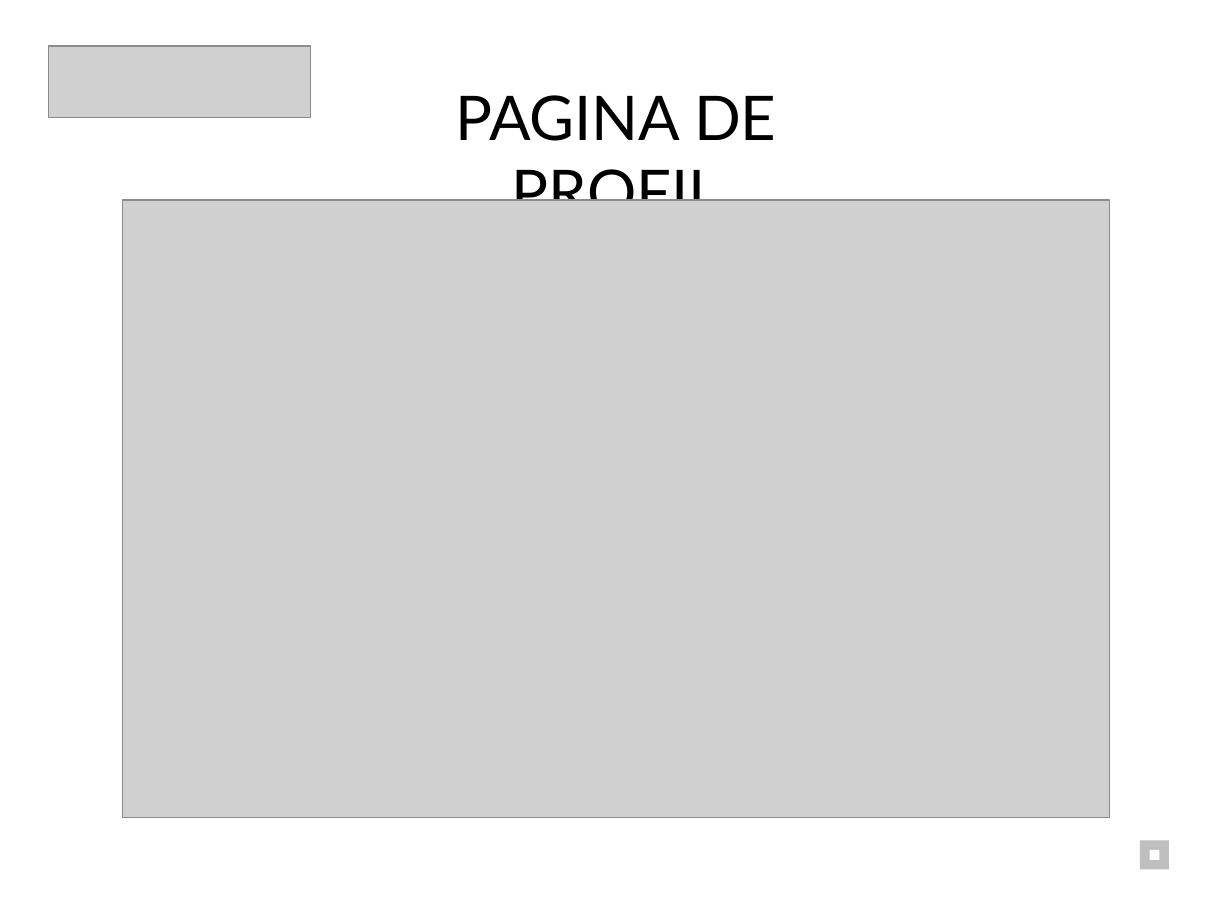
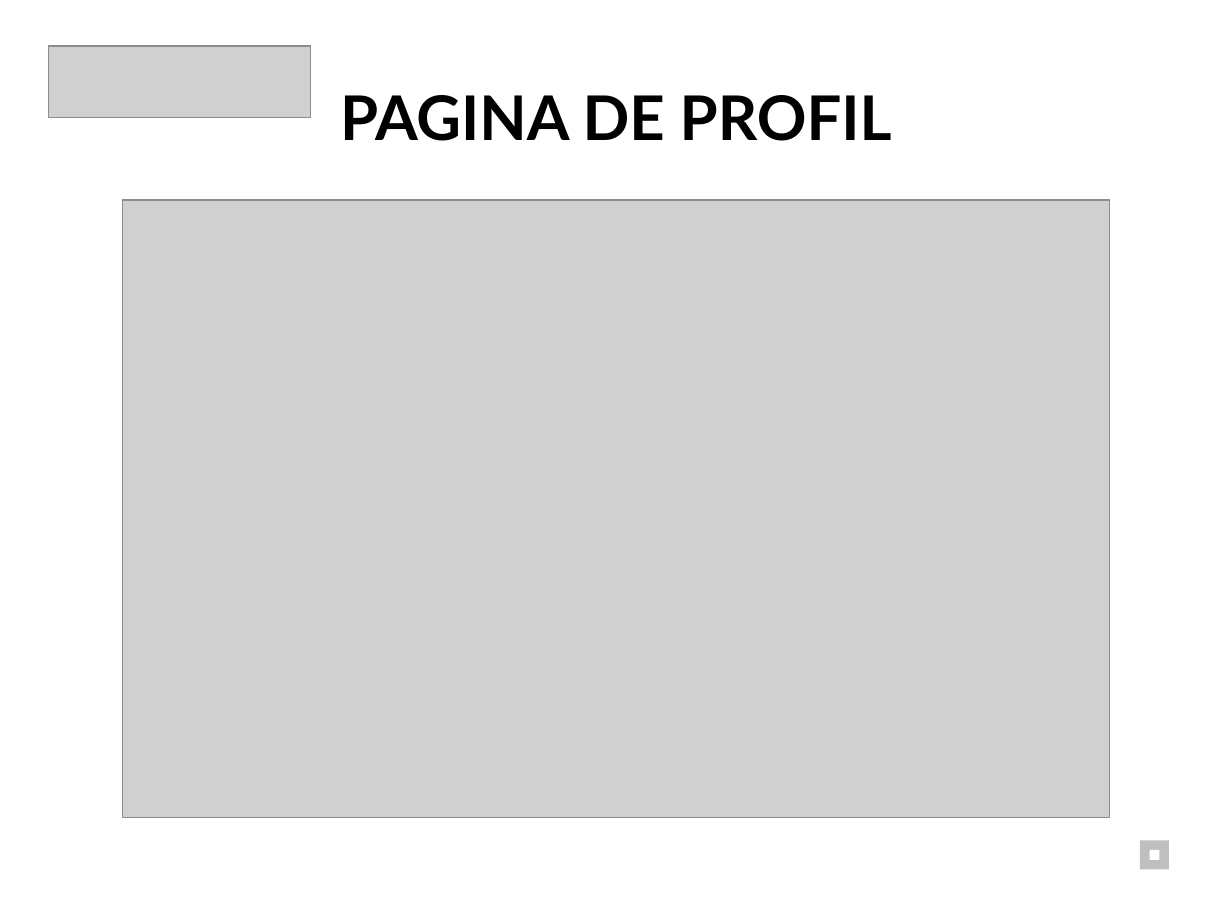
Before and after one commit to AndreiBertescu/NotePlan, a slide deck: slide 8 of Prezentare_Noteplan.pptx. Drawn at 1232x924 pixels with LibreOffice and Linux fonts; fonts in the diff are those of the drawing; grey boxes stand for pictures. Boxes give left, top, right and bottom in pixels: in the first picture for what was removed or moved away, otherwise in the second. Text is boxed around its words. In the diff, an @@ line names an element or a change of style, - is before the commit and + after.

```diff
--- a/Prezentare_Noteplan.pptx
+++ b/Prezentare_Noteplan.pptx
@@ text "PAGINA DE PROFIL" moved from (x1=455, y1=95, x2=776, y2=201) to (x1=340, y1=95, x2=892, y2=141) @@
@@ text "PAGINA DE PROFIL" at (x1=340, y1=95, x2=892, y2=141): bold on @@
```
Also in this commit, not shown: 11 other slides changed, 2 other files.
